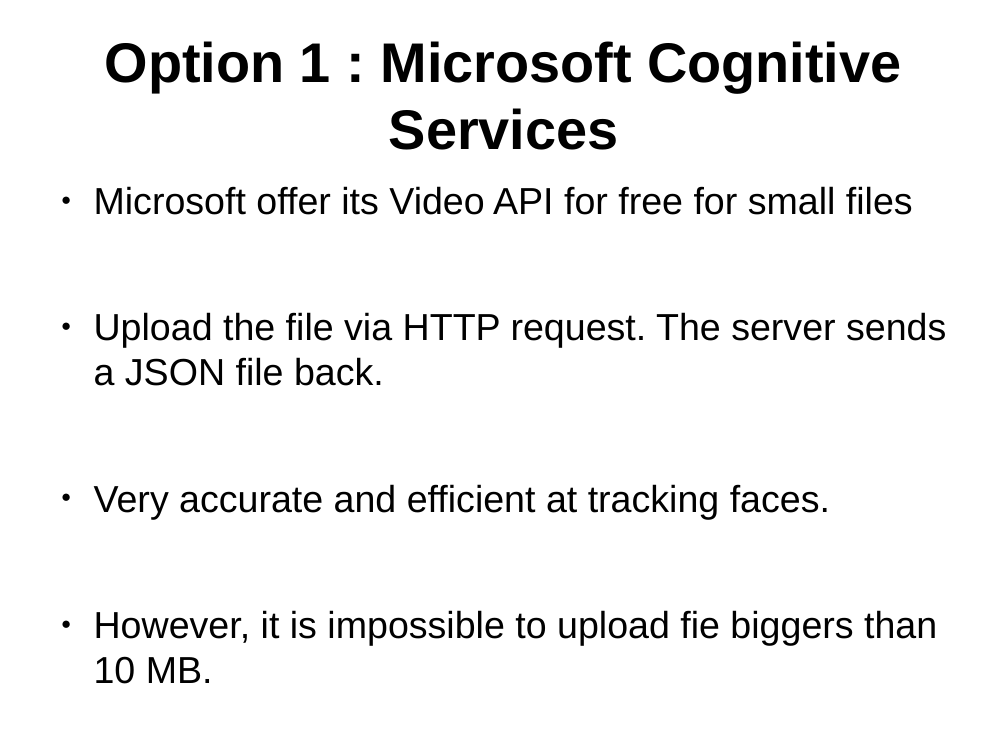
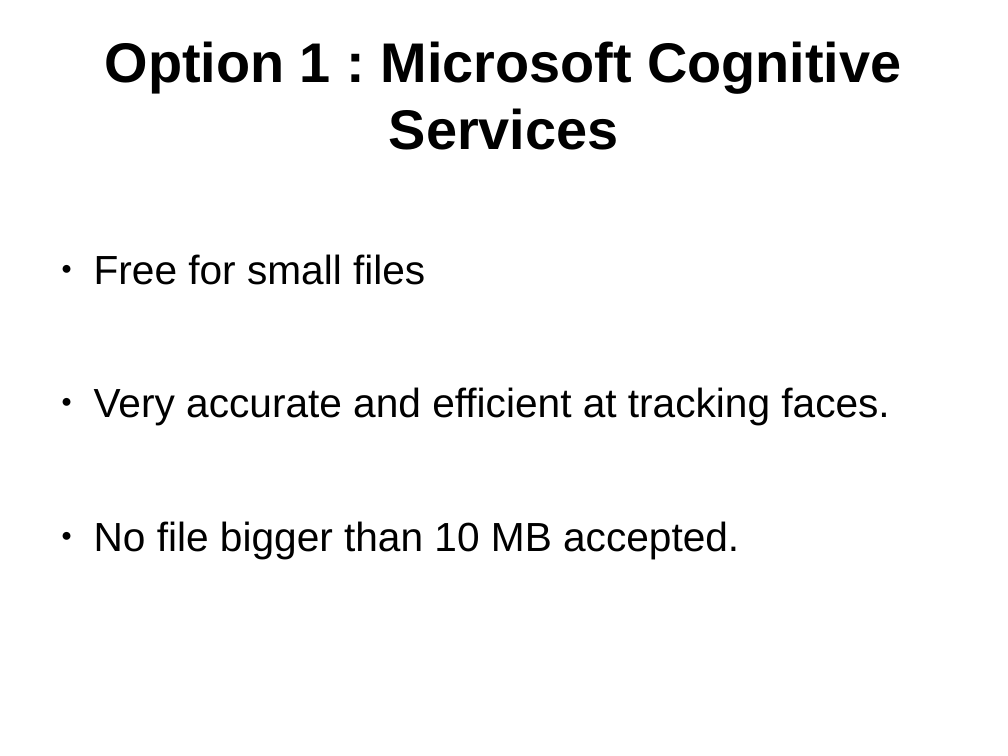
Before and after one commit to Kyin/opencv-test, a slide deck: slide 8 of Presentations/Presentation 9.04/Presentation.odp (slide 7 before the commit). Drawn at 1008x756 pixels with LibreOffice and Linux fonts; fonts in the diff are those of the drawing. Boxes give left, top, right and bottom in pixels: in the first picture for what was removed or moved away, otherwise in the second. Text is boxed around its words. In the diff, an @@ line names an element or a change of style, - is before the commit and + after.

```diff
--- a/Presentations/Presentation 9.04/Presentation.odp
+++ b/Presentations/Presentation 9.04/Presentation.odp
@@ text at (94,254,425,285): text changed; size 29.6 to 32 pt @@
-● Microsoft offer its Video API for free for small files
-● Upload the file via HTTP request. The server sends a JSON file back.
+● Free for small files
@@ text at (94,387,889,425): size 29.6 to 32 pt in "Very accurate and efficient at tracking faces." @@
@@ text at (94,521,739,559): text changed; size 29.6 to 32 pt @@
-● However, it is impossible to upload fie biggers than 10 MB.
+● No file bigger than 10 MB accepted.
```
Also in this commit, not shown: 4 other slides changed, 4 slides added, 1 other file.
